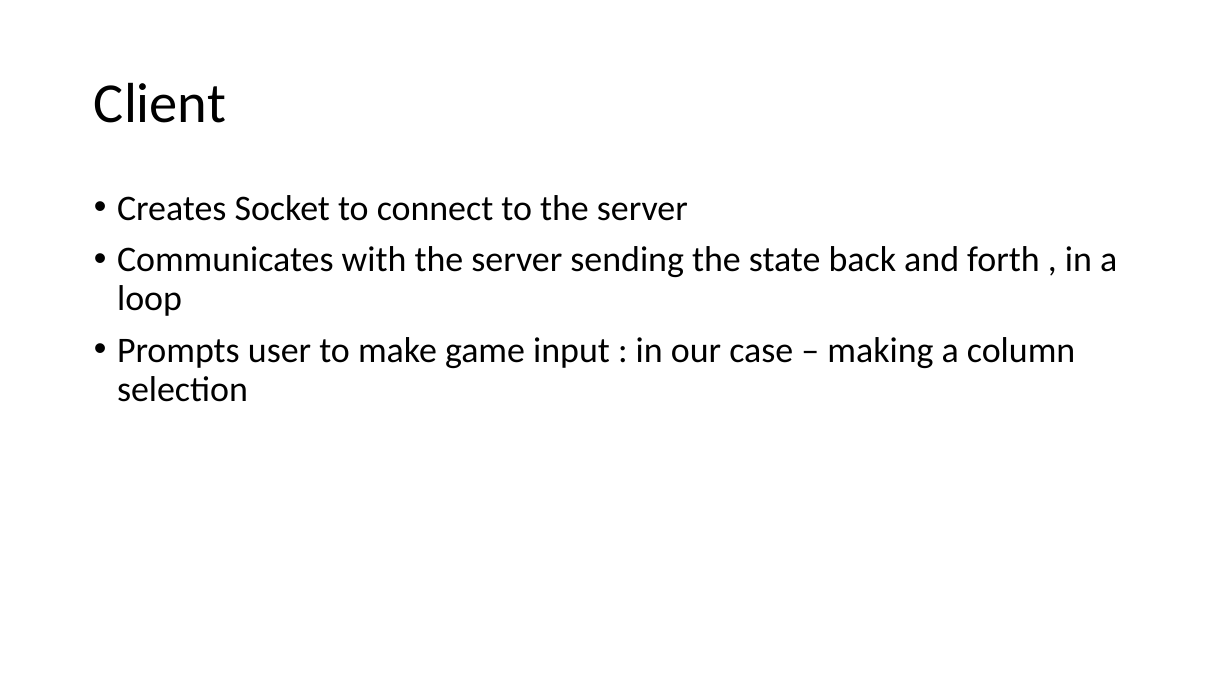
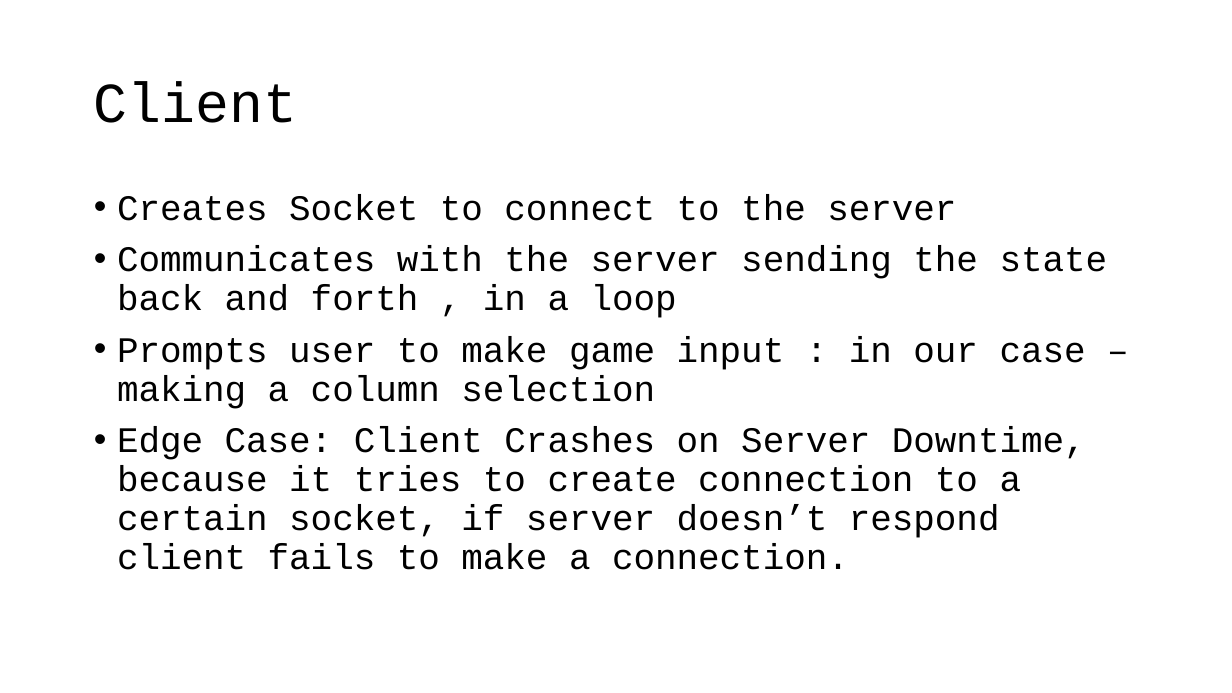
Before and after one commit to rahman-ashik/Demo-Game-Server, a slide deck: slide 6 of Game Server.pptx. Drawn at 1232x693 pixels with LibreOffice and Linux fonts; fonts in the diff are those of the drawing. Boxes give left, top, right and bottom in pixels: in the first picture for what was removed or moved away, otherwise in the second. Text is boxed around its words. In the diff, an @@ line names an element or a change of style, - is before the commit and + after.

```diff
--- a/Game Server.pptx
+++ b/Game Server.pptx
@@ title "Client" at (x1=94, y1=81, x2=297, y2=123): font Calibri to Courier New @@
@@ text at (x1=117, y1=194, x2=1108, y2=409): font Calibri to Courier New in "Creates Socket to connect to the server", "Communicates with the server sending the state ...", "Prompts user to make game input : ..." @@
@@ text at (x1=117, y1=427, x2=1086, y2=570): paragraph added @@
+• Edge Case: Client Crashes on Server Downtime, because it tries to create connection to a certain socket, if server doesn’t respond client fails to make a connection.
```
Also in this commit, not shown: 4 other slides changed, 2 other files.
